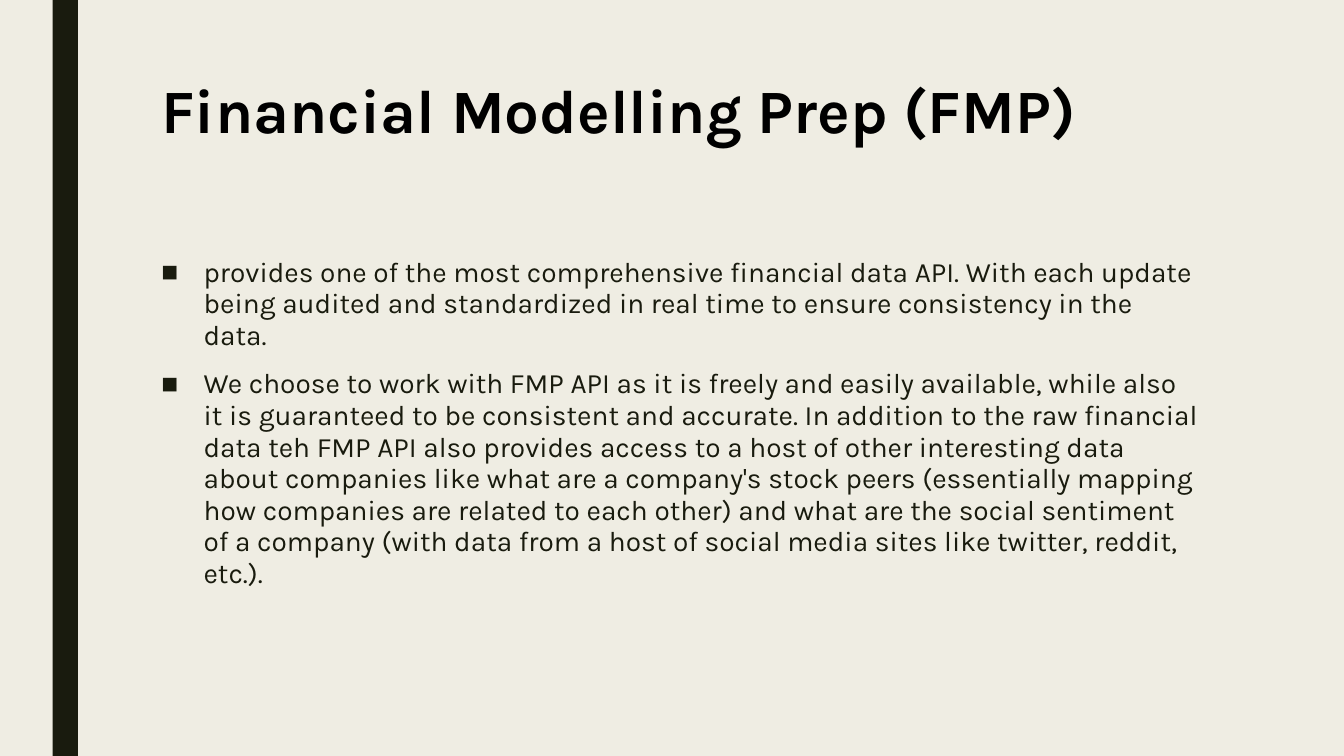
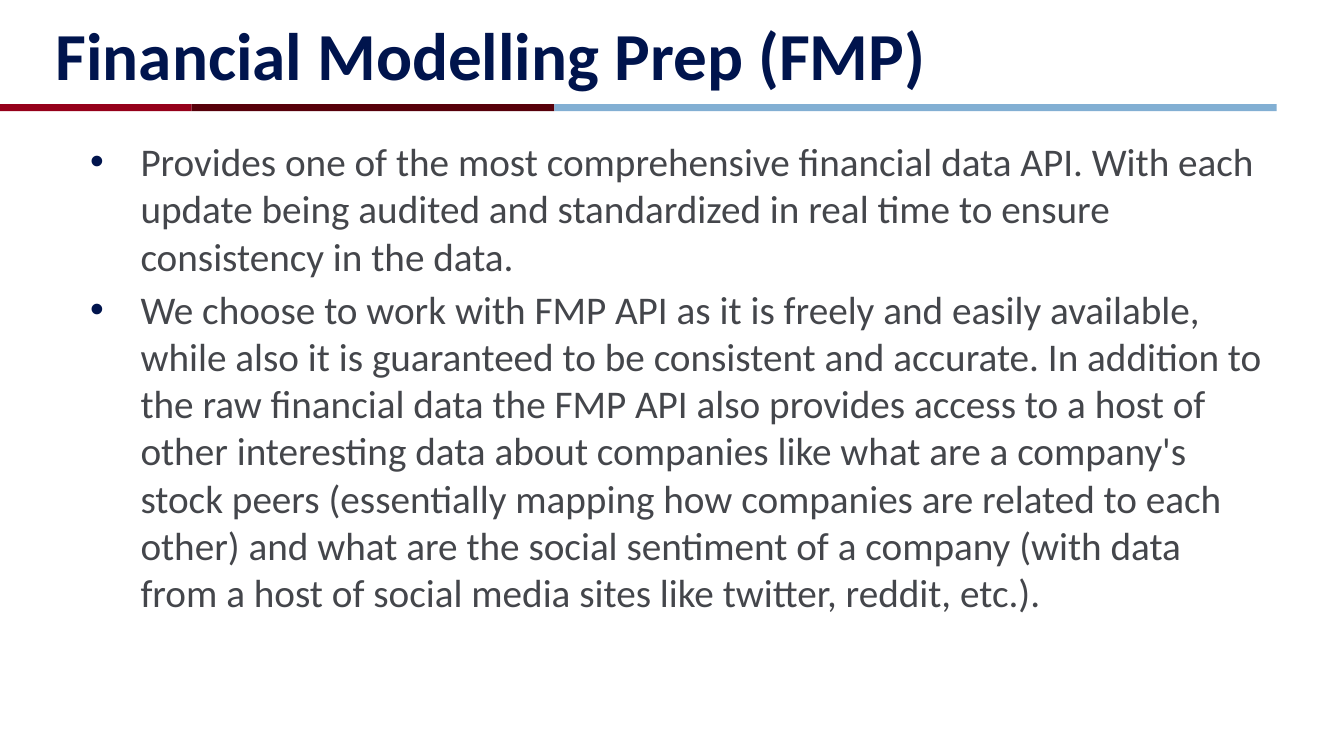
Before and after one commit to ShrivatsAgrawal/CIS550_Project_OPUS, a slide deck: slide 5 of Docs/finalcis550project.pptx. Drawn at 1344x756 pixels with LibreOffice and Linux fonts; fonts in the diff are those of the drawing; background and template pictures are left out. Boxes give left, top, right and bottom in pixels: in the first picture for what was removed or moved away, otherwise in the second. Text is boxed around its words. In the diff, an @@ line names an element or a change of style, - is before the commit and + after.

Commit message:
Final updates

```diff
--- a/Docs/finalcis550project.pptx
+++ b/Docs/finalcis550project.pptx
@@ background #EFEDE3 to #FFFFFF @@
@@ title "Financial Modelling Prep (FMP)": place and size @@
-title "Financial Modelling Prep (FMP)" at bbox=[161, 86, 1075, 148]
+title "Financial Modelling Prep (FMP)" at bbox=[56, 30, 925, 92]
@@ title "Financial Modelling Prep (FMP)" at bbox=[56, 30, 925, 92]: size 44 to 48 pt, font Karla to Calibri, text colour #000000 to #00144D; line spacing 0.89 to 1; vertical alignment top to middle @@
@@ rectangle removed at bbox=[52, 0, 78, 756] @@
@@ rectangle added at bbox=[0, 104, 192, 111], fill #95001A @@
@@ rectangle added at bbox=[192, 104, 555, 111], fill #57000A @@
@@ rectangle added at bbox=[555, 104, 1277, 111], fill #82AFD3 @@
@@ text at bbox=[141, 148, 1261, 612]: text changed; size 20 to 28 pt; font Karla to Calibri; text colour #191B0E to #44464B @@
-■ provides one of the most comprehensive financial data API. With each update being audited and standardized in real time to ensure consistency in the data.
-■ We choose to work with FMP API as it is freely and easily available, while also it is guaranteed to be consistent and accurate. In addition to the raw financial data teh FMP API also provides access to a host of other interesting data about companies like what are a company's stock peers (essentially mapping how companies are related to each other) and what are the social sentiment of a company (with data from a host of social media sites like twitter, reddit, etc.).
+• Provides one of the most comprehensive financial data API. With each update being audited and standardized in real time to ensure consistency in the data.
+• We choose to work with FMP API as it is freely and easily available, while also it is guaranteed to be consistent and accurate. In addition to the raw financial data the FMP API also provides access to a host of other interesting data about companies like what are a company's stock peers (essentially mapping how companies are related to each other) and what are the social sentiment of a company (with data from a host of social media sites like twitter, reddit, etc.).
```
Also in this commit, not shown: 16 other slides changed, 1 slide added, 1 slide removed.
